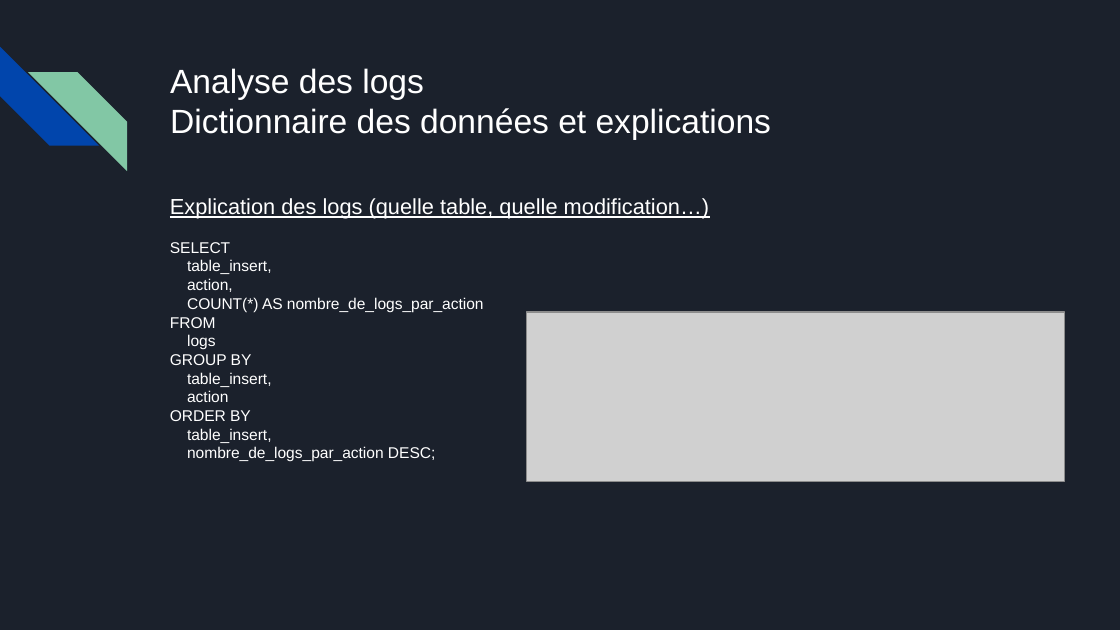
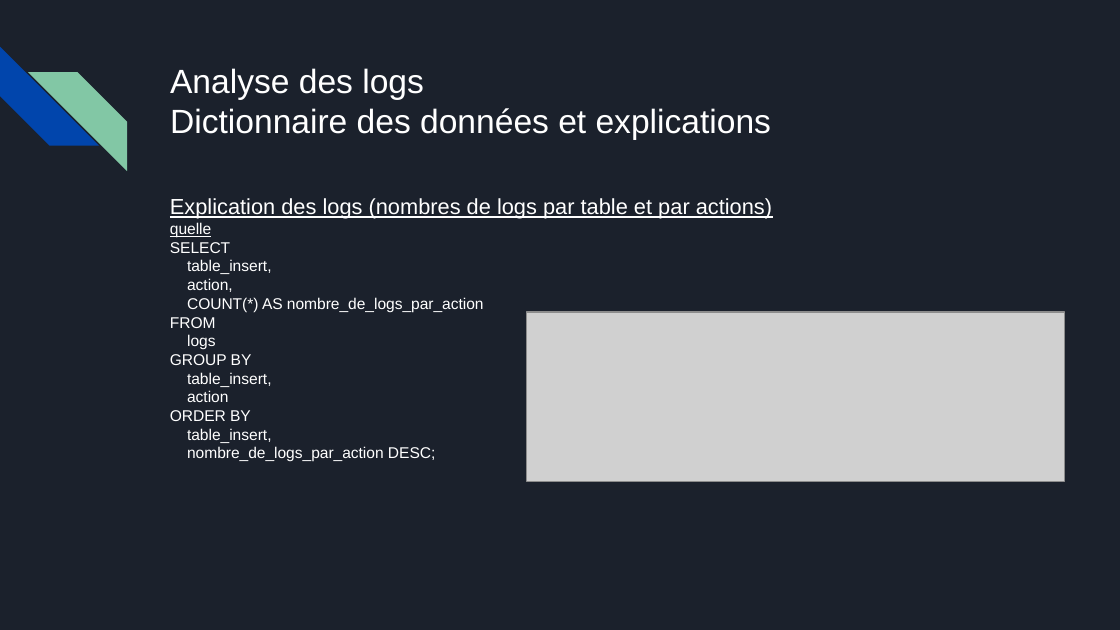
Before and after one commit to merais/formation, a slide deck: slide 11 of P4_Auditez_un_environnement_de_donnees_bailleul_aymeric/P4_Auditez_un_environnement_de_donnees_bailleul_aymeric/ABAI_P4_01_presentation_POC.pptx. Drawn at 1120x630 pixels with LibreOffice and Linux fonts; fonts in the diff are those of the drawing; grey boxes stand for pictures. Boxes give left, top, right and bottom in pixels: in the first picture for what was removed or moved away, otherwise in the second. Text is boxed around its words. In the diff, an @@ line names an element or a change of style, - is before the commit and + after.

```diff
--- a/P4_Auditez_un_environnement_de_donnees_bailleul_aymeric/P4_Auditez_un_environnement_de_donnees_bailleul_aymeric/ABAI_P4_01_presentation_POC.pptx
+++ b/P4_Auditez_un_environnement_de_donnees_bailleul_aymeric/P4_Auditez_un_environnement_de_donnees_bailleul_aymeric/ABAI_P4_01_presentation_POC.pptx
@@ text at <box>170,198,772,237</box>: text changed @@
-Explication des logs (quelle table, quelle modification…)
+Explication des logs (nombres de logs par table et par actions)
+quelle
```
Also in this commit, not shown: 1 other slide changed, 11 other files.
